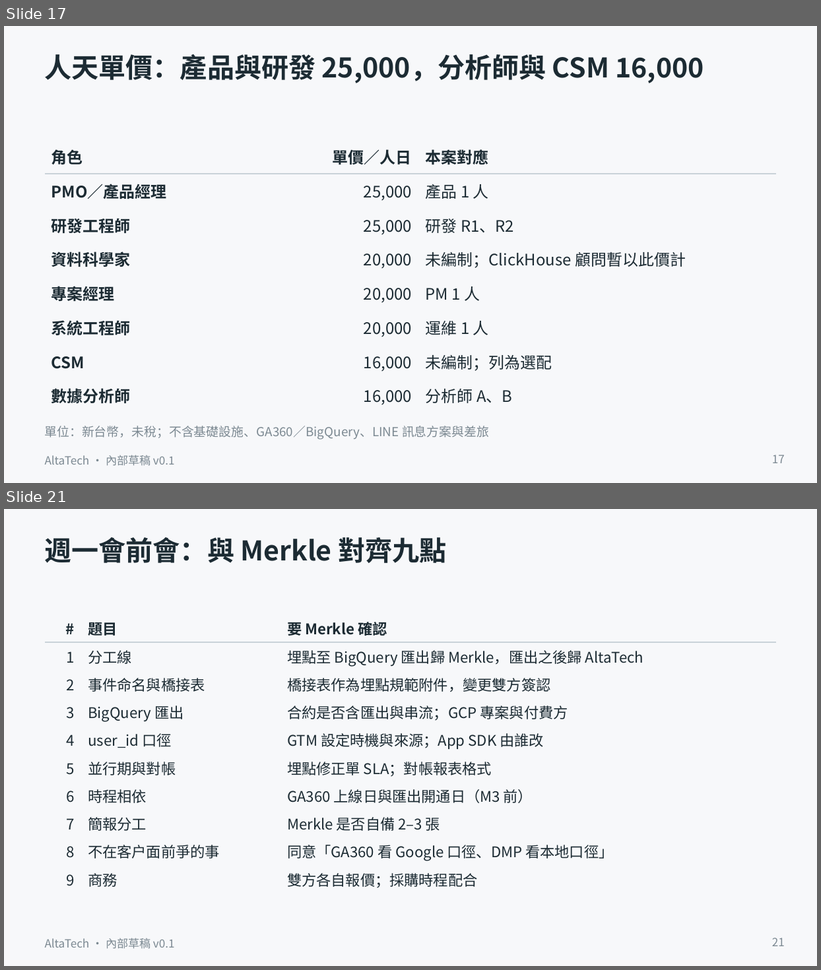
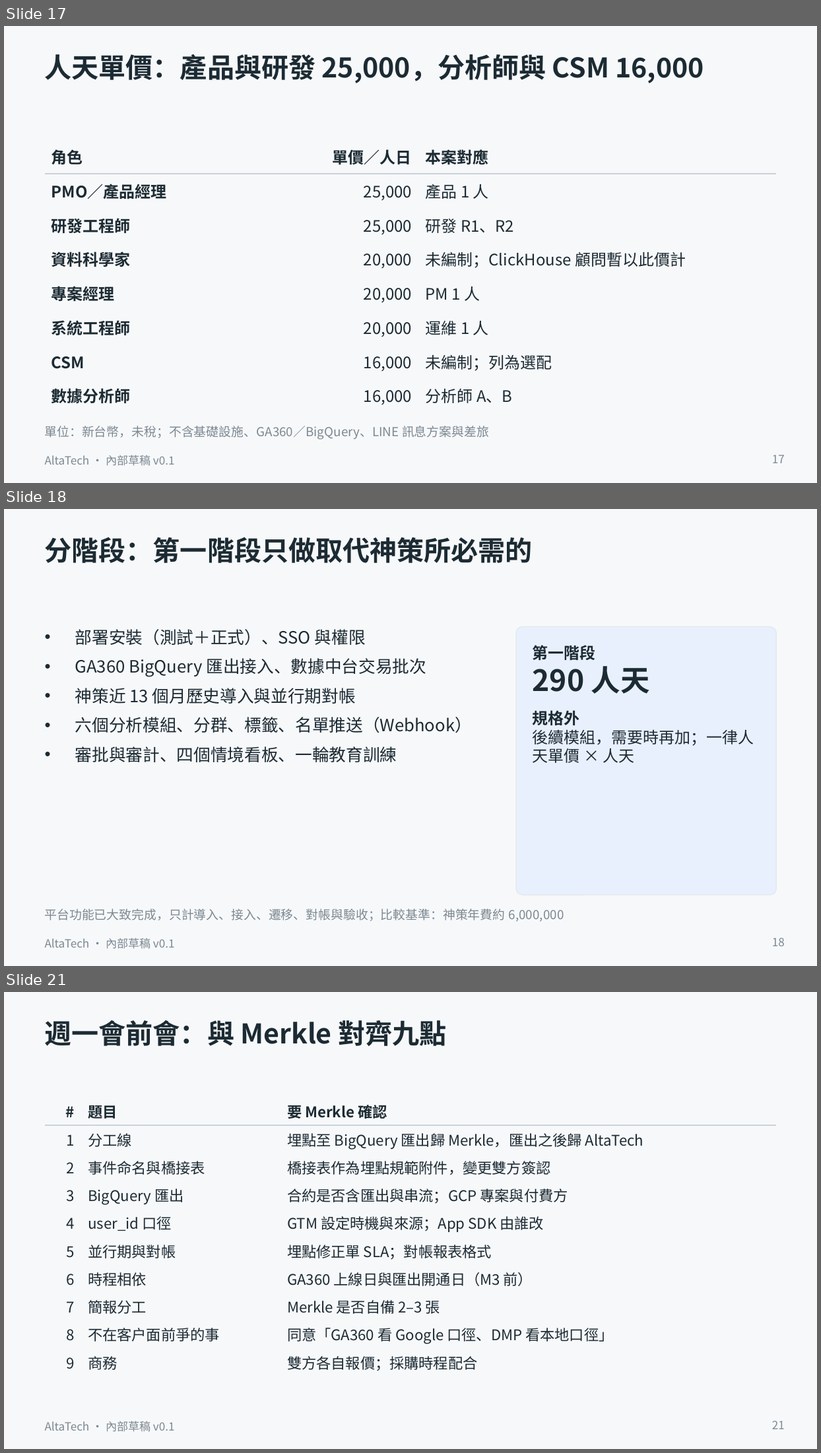
Before and after one commit to ALTA-TECH2025/altatech-dmp, a slide deck: docs/decks/sinopac-dmp-proposal-v0.1.pptx. Shown one above the other, each under a label of ours: slides 17 and 21 before the commit, slides 17, 18 and 21 after it; the slides between them are not shown. The pictures are 821x970 and 821x1453 pixels, drawn with LibreOffice and Linux fonts; fonts in the diff are those of the drawing. Boxes give left, top, right and bottom in pixels: in the first picture for what was removed or moved away, otherwise in the second. Text is boxed around its words. In the diff, an @@ line names an element or a change of style, - is before the commit and + after.

```diff
--- a/docs/decks/sinopac-dmp-proposal-v0.1.pptx
+++ b/docs/decks/sinopac-dmp-proposal-v0.1.pptx
@@ slide 18 added at (x1=4, y1=509, x2=817, y2=966), background #F7F8FA; not listed: 1 template element that a slide beside it also shows @@
@@ title added at (x1=45, y1=537, x2=533, y2=563), 24 pt, text #1C2B33, bold @@
+分階段：第一階段只做取代神策所必需的
@@ rounded rectangle added at (x1=516, y1=627, x2=776, y2=895), fill #E9F0FD, outline #E2E8EC 0.75 pt @@
@@ text added at (x1=75, y1=629, x2=472, y2=762), 15 pt, text #1C2B33 @@
+• 部署安裝（測試＋正式）、SSO 與權限
+• GA360 BigQuery 匯出接入、數據中台交易批次
+• 神策近 13 個月歷史導入與並行期對帳
+• 六個分析模組、分群、標籤、名單推送（Webhook）
+• 審批與審計、四個情境看板、一輪教育訓練
@@ text added at (x1=533, y1=645, x2=754, y2=763), 14 pt, text #1C2B33 @@
+第一階段
+290 人天
+規格外
+後續模組，需要時再加；一律人天單價 × 人天
@@ text added at (x1=45, y1=909, x2=564, y2=921), 11 pt, text #7C8992 @@
+平台功能已大致完成，只計導入、接入、遷移、對帳與驗收；比較基準：神策年費約 6,000,000
@@ page number added at (x1=772, y1=938, x2=785, y2=947), 10 pt, text #7C8992 @@
+18
```
Also in this commit, not shown: 2 slides changed, 1 slide removed, 2 other files.
